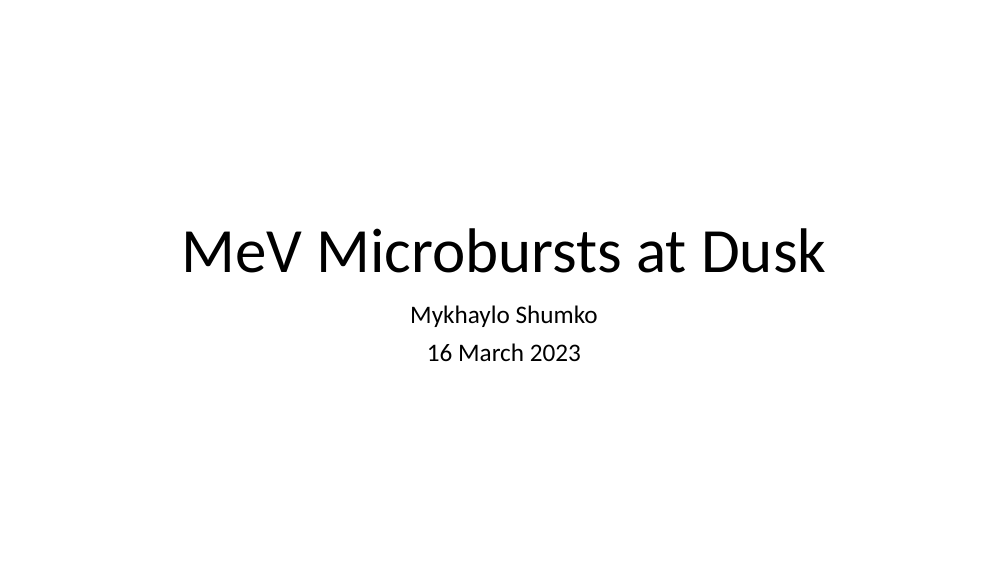
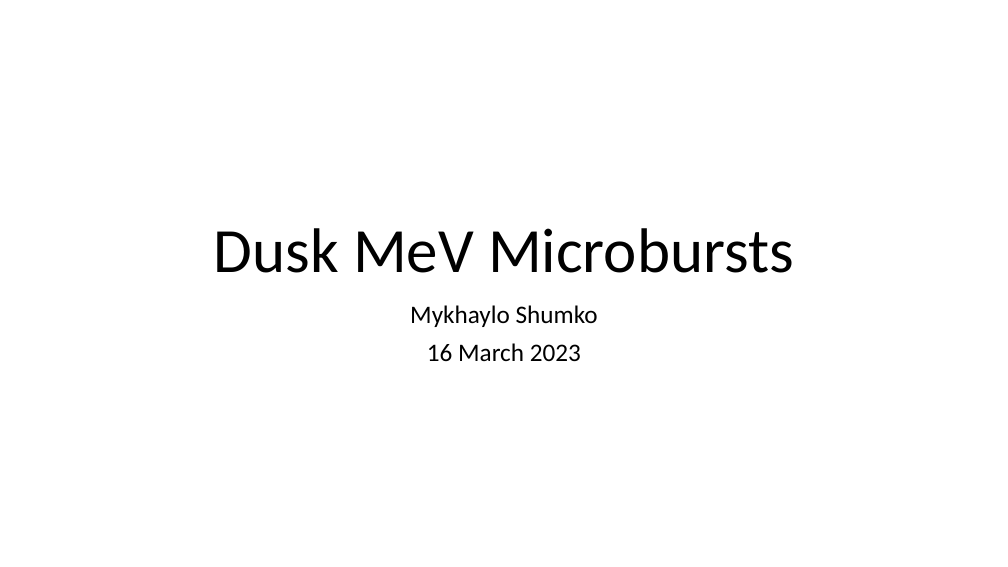
Before and after one commit to mshumko/sampex_microburst_widths, a slide deck: slide 1 of reports/20230316_dusk_microbursts.pptx. Drawn at 1008x567 pixels with LibreOffice and Linux fonts; fonts in the diff are those of the drawing. Boxes give left, top, right and bottom in pixels: in the first picture for what was removed or moved away, otherwise in the second. Text is boxed around its words. In the diff, an @@ line names an element or a change of style, - is before the commit and + after.

```diff
--- a/reports/20230316_dusk_microbursts.pptx
+++ b/reports/20230316_dusk_microbursts.pptx
@@ title at [214,228,794,273]: text changed @@
-MeV Microbursts at Dusk
+Dusk MeV Microbursts
```
Also in this commit, not shown: 1 other slide changed, 1 other file.
